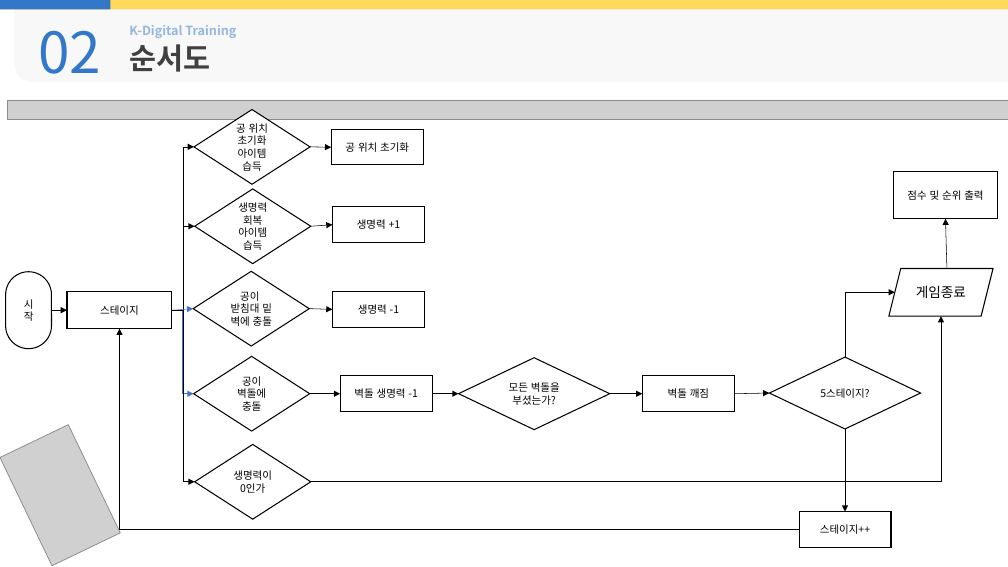
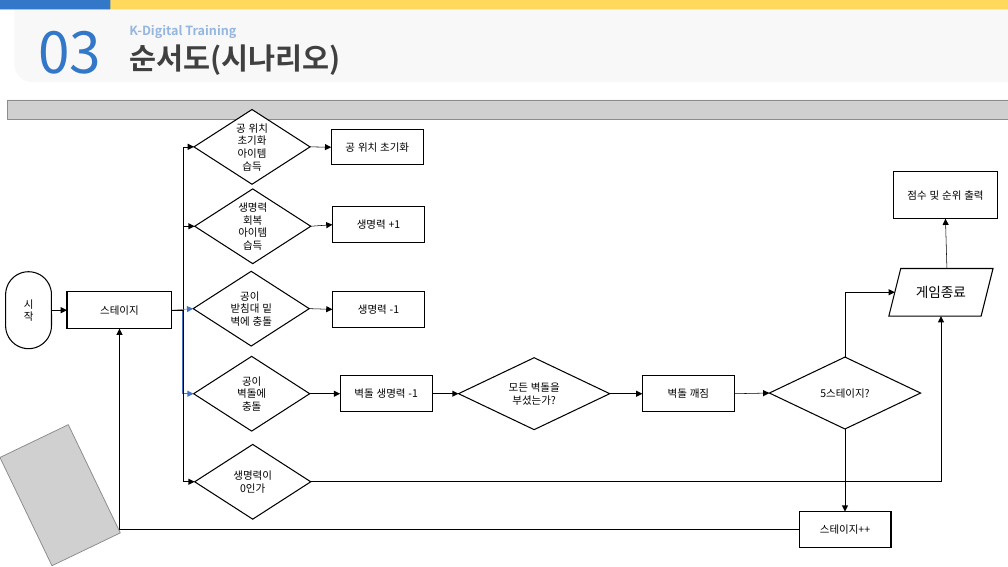
Before and after one commit to rudIsland/KDT_Project_1, a slide deck: slide 7 of 보고서/PPT/결과보고서_6조(벽돌깨기게임).pptx (slide 5 before the commit). Drawn at 1008x567 pixels with LibreOffice and Linux fonts; fonts in the diff are those of the drawing; grey boxes stand for pictures; background and template pictures are left out. Boxes give left, top, right and bottom in pixels: in the first picture for what was removed or moved away, otherwise in the second. Text is boxed around its words. In the diff, an @@ line names an element or a change of style, - is before the commit and + after.

Commit message:
ppt 수정 1. 클래스화 부분이 4번 게임 결과 쪽에 맞지 않는 것 같아서 3번 목차로 옮기고 수정했습니다. 2. 전체 동작 과정을 먼저 제시하고 세부적으로 시나리오를 들어가는게 좋을 것같아서 추가해봤습니다..이상하면 지워주세요

```diff
--- a/보고서/PPT/결과보고서_6조(벽돌깨기게임).pptx
+++ b/보고서/PPT/결과보고서_6조(벽돌깨기게임).pptx
@@ text at (38, 30, 101, 74): text changed @@
-02
+03
@@ text at (129, 44, 340, 75): text changed @@
-순서도
+순서도(시나리오)
```
Also in this commit, not shown: 8 other slides changed, 1 slide added, 1 slide removed.
